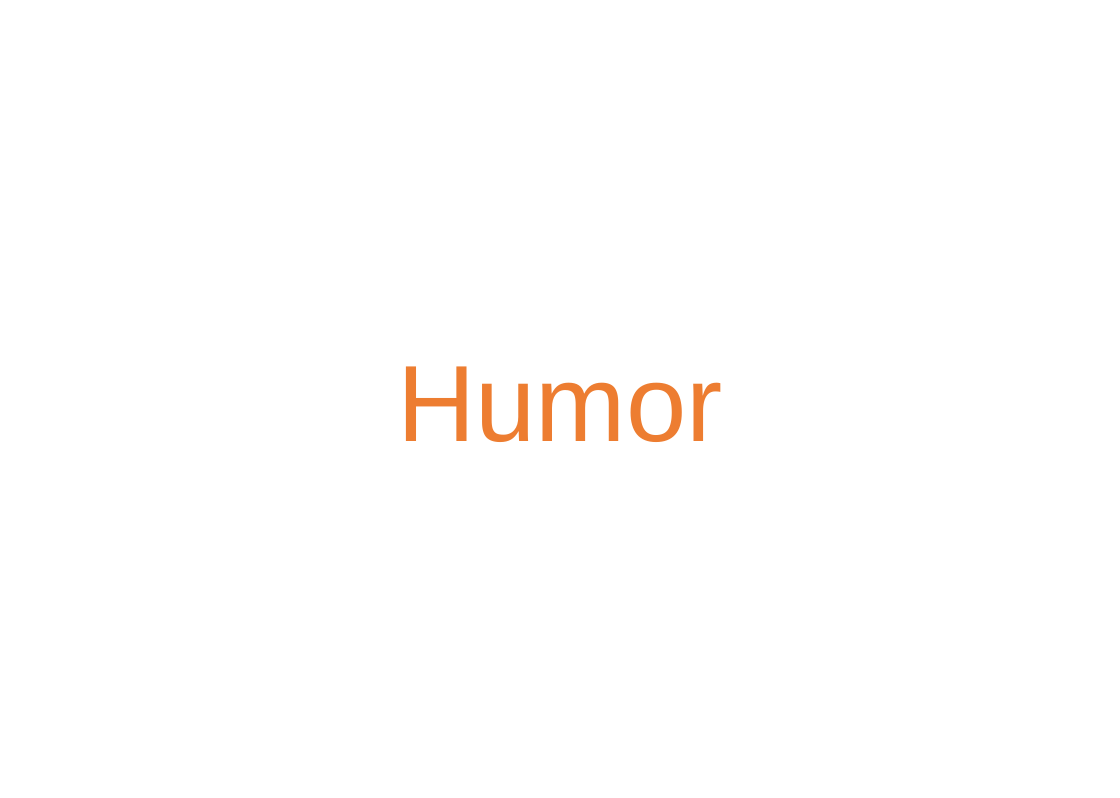
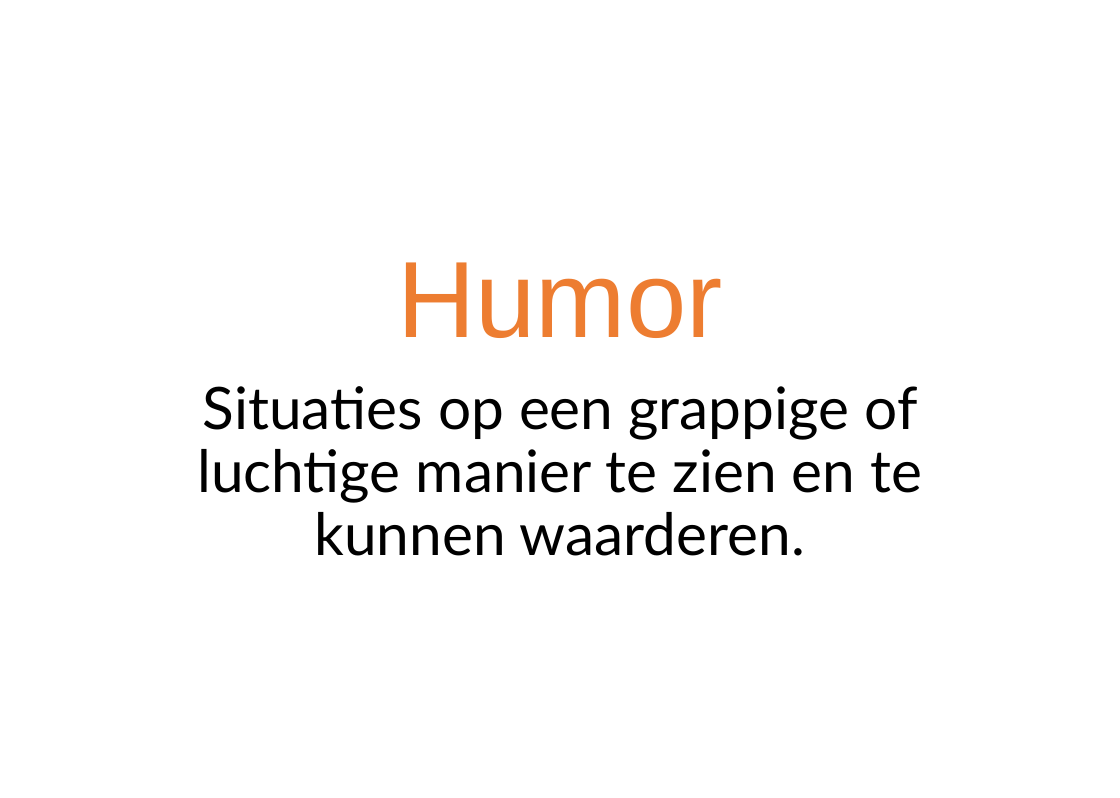
Before and after one commit to ScrumFacilitators/Schwartz-Universal-Values, a slide deck: slide 59 of Schwartz Basis Menselijke Waarden.pptx. Drawn at 1120x798 pixels with LibreOffice and Linux fonts; fonts in the diff are those of the drawing; background and template pictures are left out. Boxes give left, top, right and bottom in pixels: in the first picture for what was removed or moved away, otherwise in the second. Text is boxed around its words. In the diff, an @@ line names an element or a change of style, - is before the commit and + after.

```diff
--- a/Schwartz Basis Menselijke Waarden.pptx
+++ b/Schwartz Basis Menselijke Waarden.pptx
@@ text at <box>197,386,922,556</box>: paragraph added @@
+Situaties op een grappige of luchtige manier te zien en te kunnen waarderen.
```
Also in this commit, not shown: 22 other slides changed, 1 other file.
